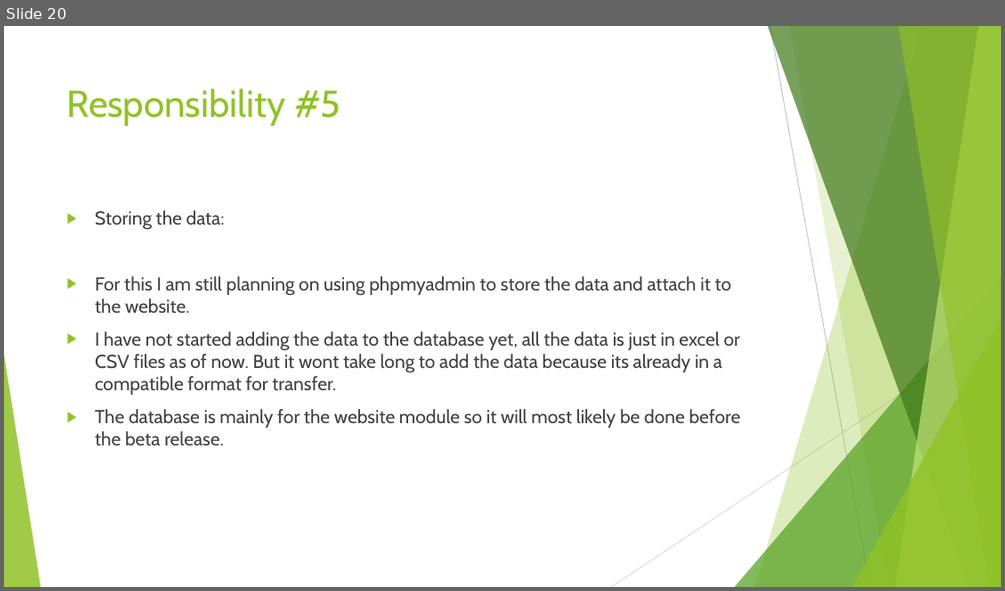
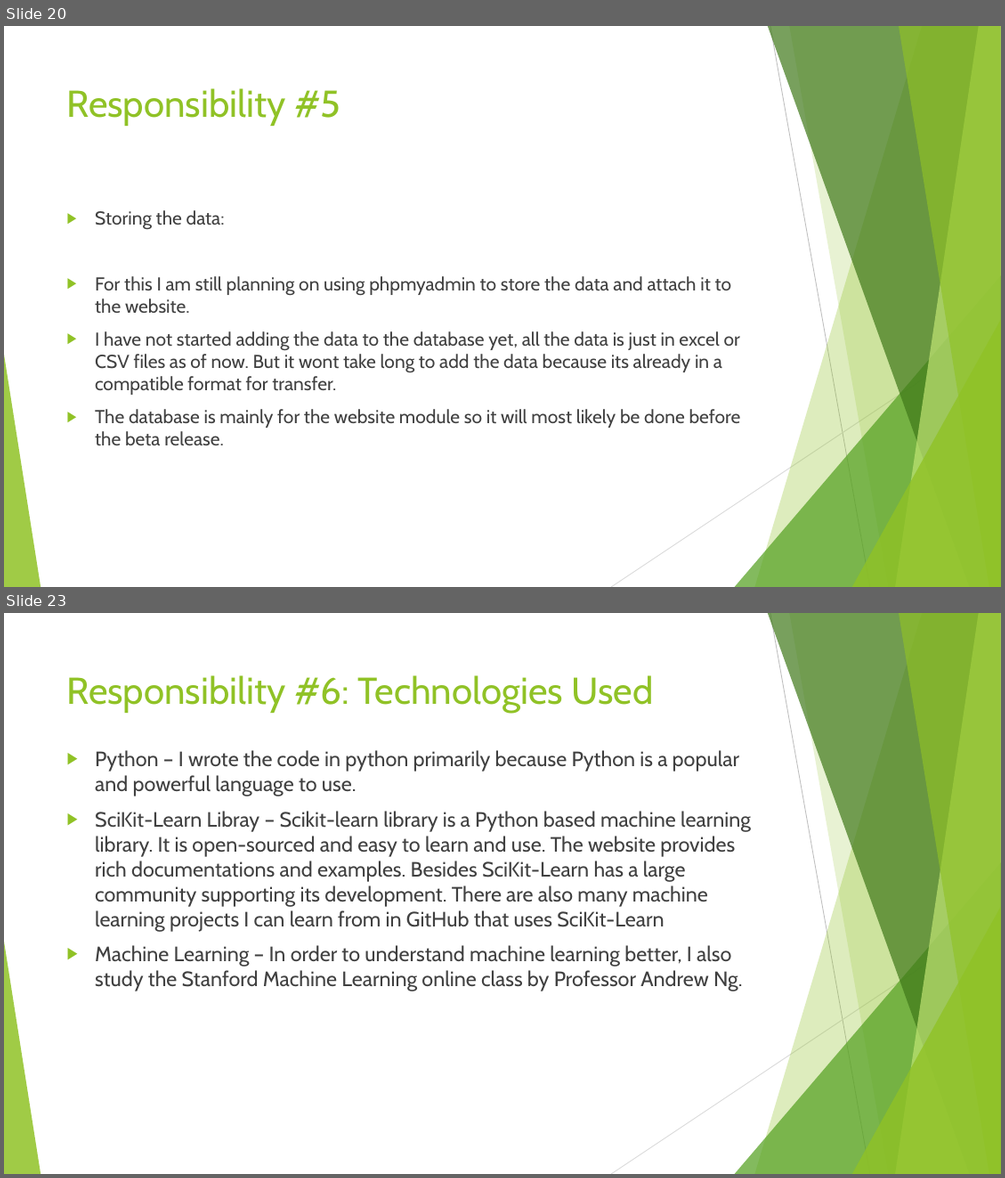
Before and after one commit to AlexDCraig/senior-capstone-project, a slide deck: progressReportWinterTerm/AlexHofferWinterTermProgReport.pptx. Shown one above the other, each under a label of ours: slide 20 before the commit, slides 20 and 23 after it; the slides between them are not shown. The pictures are 1005x591 and 1005x1178 pixels, drawn with LibreOffice and Linux fonts; fonts in the diff are those of the drawing. Boxes give left, top, right and bottom in pixels: in the first picture for what was removed or moved away, otherwise in the second. Text is boxed around its words. In the diff, an @@ line names an element or a change of style, - is before the commit and + after.

```diff
--- a/progressReportWinterTerm/AlexHofferWinterTermProgReport.pptx
+++ b/progressReportWinterTerm/AlexHofferWinterTermProgReport.pptx
@@ slide 23 added at (4,613,1001,1174), background #FFFFFF; not listed: 10 template elements that a slide beside it also shows @@
@@ title added at (67,675,653,713), 36 pt, text #90C226 @@
+Responsibility #6: Technologies Used
@@ text added at (95,750,751,991), 20 pt, text #404040 @@
+▶ Python – I wrote the code in python primarily because Python is a popular and powerful language to use.
+▶ SciKit-Learn Libray – Scikit-learn library is a Python based machine learning library. It is open-sourced and easy to learn and use. The website provides rich documentations and examples. Besides SciKit-Learn has a large community supporting its development. There are also many machine learning projects I can learn from in GitHub that uses SciKit-Learn
+▶ Machine Learning – In order to understand machine learning better, I also study the Stanford Machine Learning online class by Professor Andrew Ng.
```
Also in this commit, not shown: 1 slide changed, 3 other slides added.
